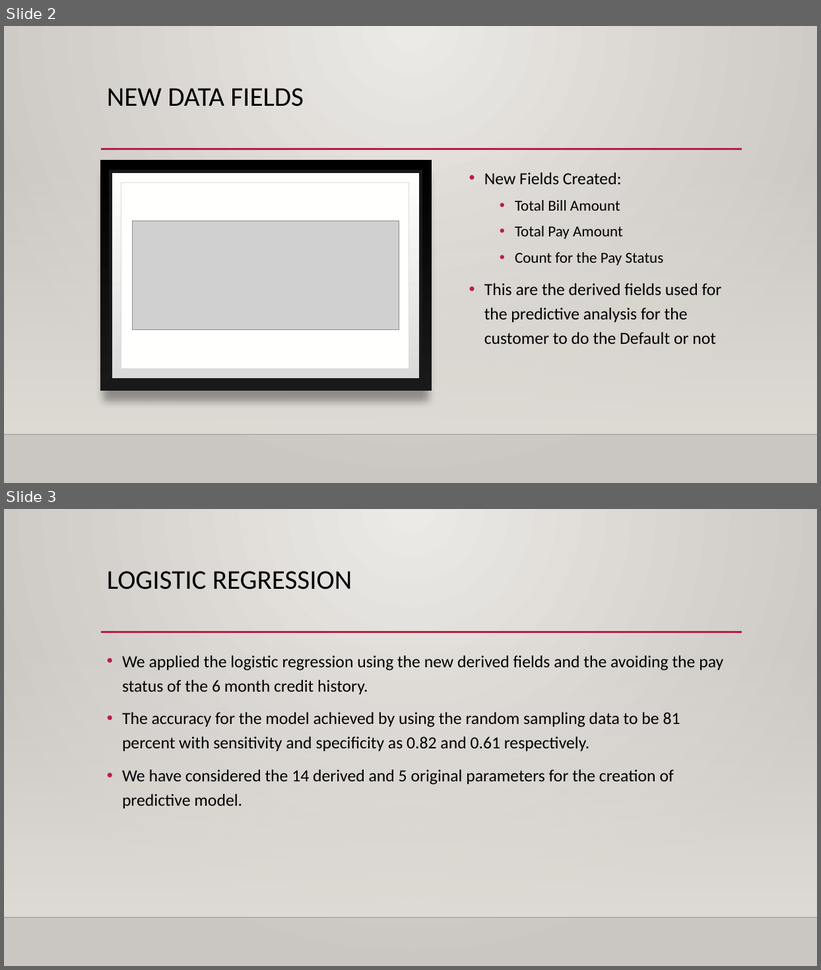
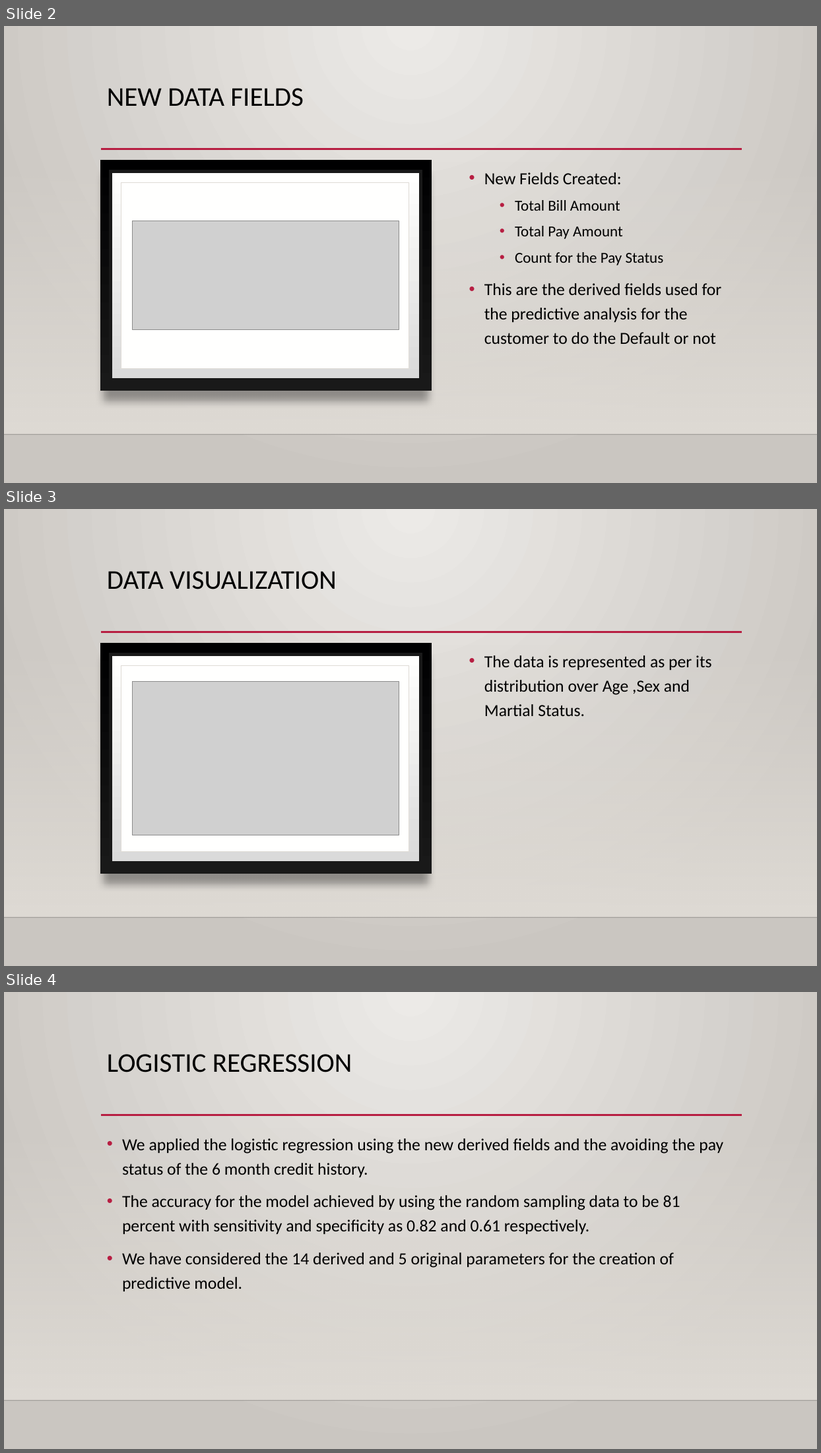
Before and after one commit to analyticsneu/ADS_Team10, a slide deck: MidTerm/Part-1/Presentation/Presentation1.pptx. Shown one above the other, each under a label of ours: slides 2 and 3 before the commit, slides 2, 3 and 4 after it. The pictures are 821x970 and 821x1453 pixels, drawn with LibreOffice and Linux fonts; fonts in the diff are those of the drawing; grey boxes stand for pictures; background and template pictures are left out. Boxes give left, top, right and bottom in pixels: in the first picture for what was removed or moved away, otherwise in the second. Text is boxed around its words. In the diff, an @@ line names an element or a change of style, - is before the commit and + after.

```diff
--- a/MidTerm/Part-1/Presentation/Presentation1.pptx
+++ b/MidTerm/Part-1/Presentation/Presentation1.pptx
@@ slide 3 added at box(4, 509, 817, 966), background gradient #ECEAE7 to #CAC7C1; not listed: 3 template elements that a slide beside it also shows @@
@@ title added at box(107, 571, 337, 590), 32 pt, text #000000 @@
+DATA VISUALIZATION
@@ rectangle added at box(100, 643, 432, 874), fill gradient #000001 to #191919 @@
@@ rectangle added at box(110, 655, 420, 863), fill gradient #DADADA to #FFFFFE, outline #191919 4 pt @@
@@ rectangle added at box(121, 666, 409, 852), fill #FFFFFE, outline #DFDBD5 0.5 pt @@
@@ text added at box(484, 656, 712, 716), 20 pt, text #000000 @@
+• The data is represented as per its distribution over Age ,Sex and Martial Status.
@@ picture added at box(133, 682, 399, 835) @@
@@ what was slide 3 is now slide 4 @@
```
Also in this commit, not shown: 1 other slide added, 1 slide removed.
